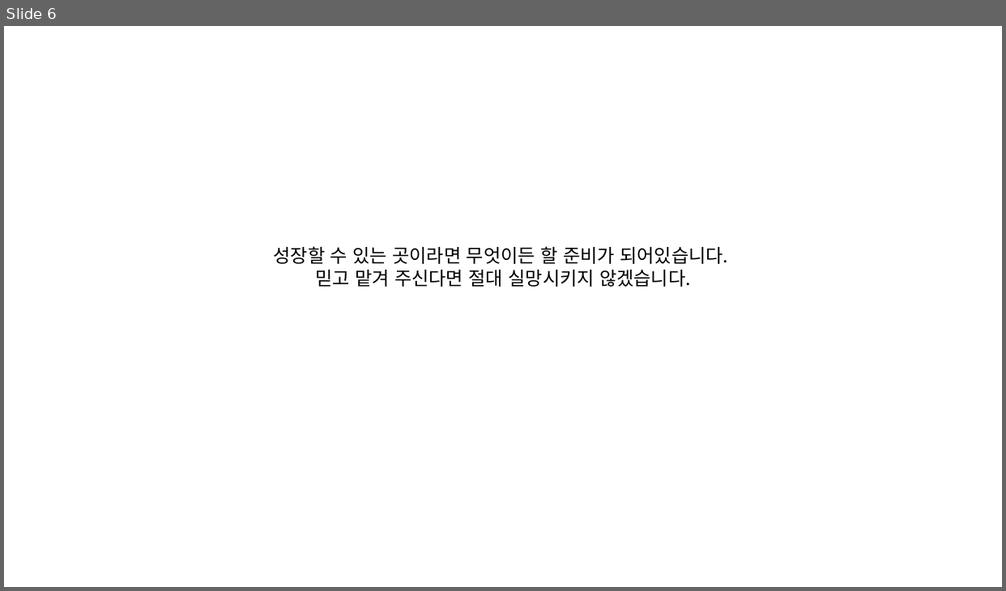
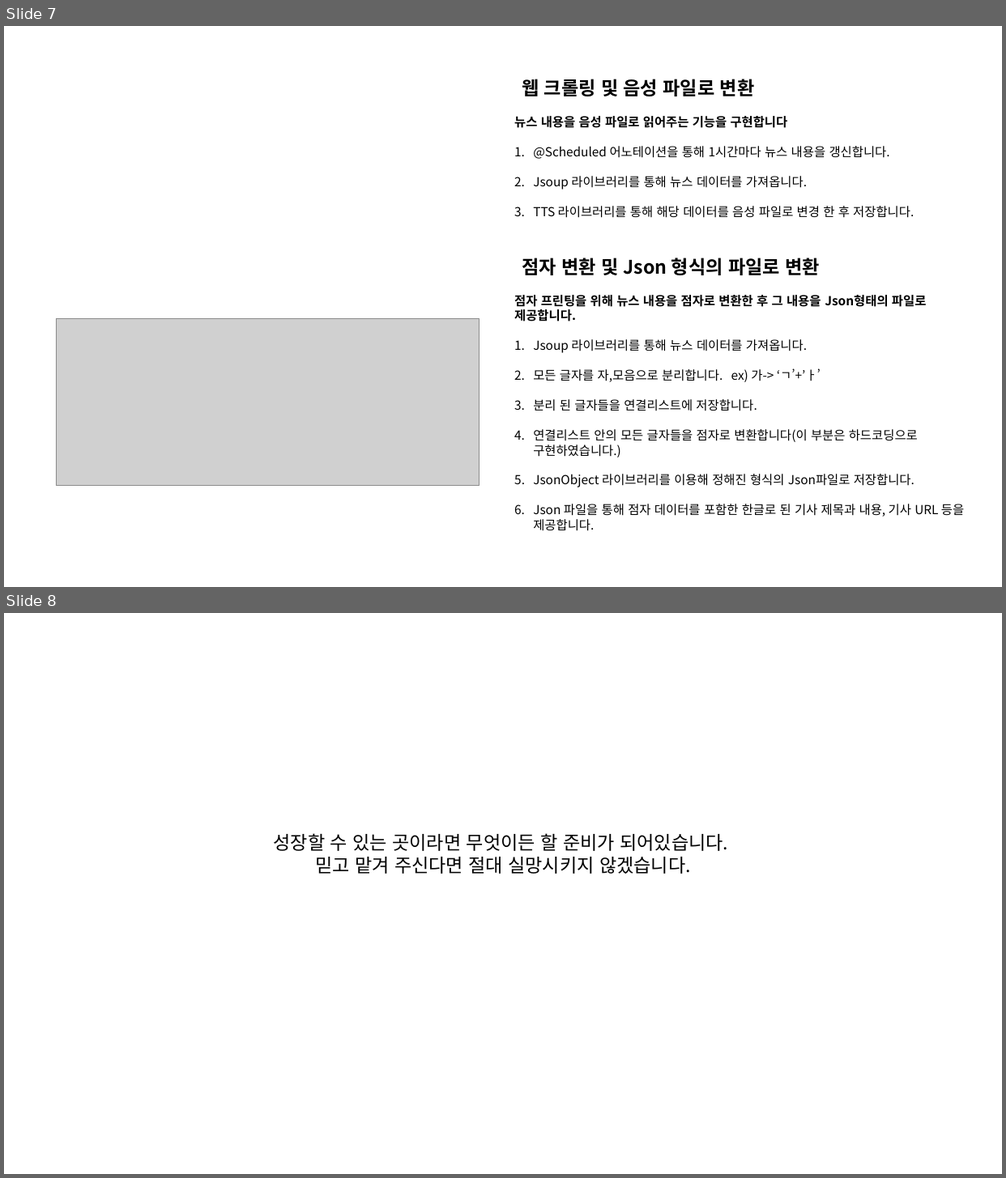
Before and after one commit to ohjinhokor/PortFolio, a slide deck: 오진호 포토폴리오.pptx. Shown one above the other, each under a label of ours: slide 6 before the commit, slides 7 and 8 after it. The pictures are 1006x591 and 1006x1178 pixels, drawn with LibreOffice and Linux fonts; fonts in the diff are those of the drawing; grey boxes stand for pictures; background and template pictures are left out. Boxes give left, top, right and bottom in pixels: in the first picture for what was removed or moved away, otherwise in the second. Text is boxed around its words. In the diff, an @@ line names an element or a change of style, - is before the commit and + after.

```diff
--- a/오진호 포토폴리오.pptx
+++ b/오진호 포토폴리오.pptx
@@ slide 7 added at (4,26,1002,587), background #FFFFFF @@
@@ text added at (522,76,755,100), 18 pt, text #000000, bold @@
+웹 크롤링 및 음성 파일로 변환
@@ text added at (514,116,914,218), 12 pt, text #000000 @@
+뉴스 내용을 음성 파일로 읽어주는 기능을 구현합니다
+1. @Scheduled 어노테이션을 통해 1시간마다 뉴스 내용을 갱신합니다.
+2. Jsoup 라이브러리를 통해 뉴스 데이터를 가져옵니다.
+3. TTS 라이브러리를 통해 해당 데이터를 음성 파일로 변경 한 후 저장합니다.
@@ text added at (522,258,820,275), 18 pt, text #000000, bold @@
+점자 변환 및 Json 형식의 파일로 변환
@@ text added at (514,295,964,531), 12 pt, text #000000 @@
+점자 프린팅을 위해 뉴스 내용을 점자로 변환한 후 그 내용을 Json형태의 파일로 제공합니다.
+1. Jsoup 라이브러리를 통해 뉴스 데이터를 가져옵니다.
+2. 모든 글자를 자,모음으로 분리합니다. ex) 가-> ‘ㄱ’+’ㅏ’
+3. 분리 된 글자들을 연결리스트에 저장합니다.
+4. 연결리스트 안의 모든 글자들을 점자로 변환합니다(이 부분은 하드코딩으로 구현하였습니다.)
+5. JsonObject 라이브러리를 이용해 정해진 형식의 Json파일로 저장합니다.
+6. Json 파일을 통해 점자 데이터를 포함한 한글로 된 기사 제목과 내용, 기사 URL 등을 제공합니다.
@@ picture added at (57,318,479,486) @@
@@ what was slide 6 is now slide 8 @@
```
Also in this commit, not shown: 2 slides changed, 1 other slide added, 2 other files.
